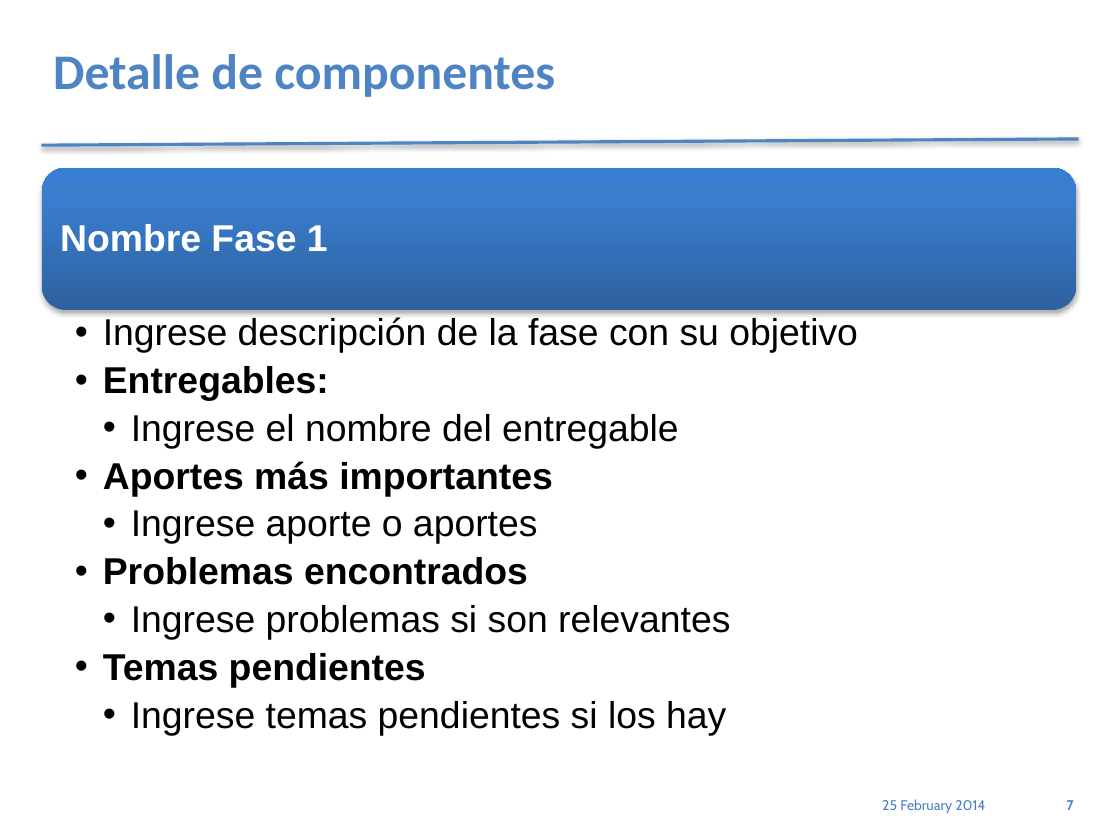
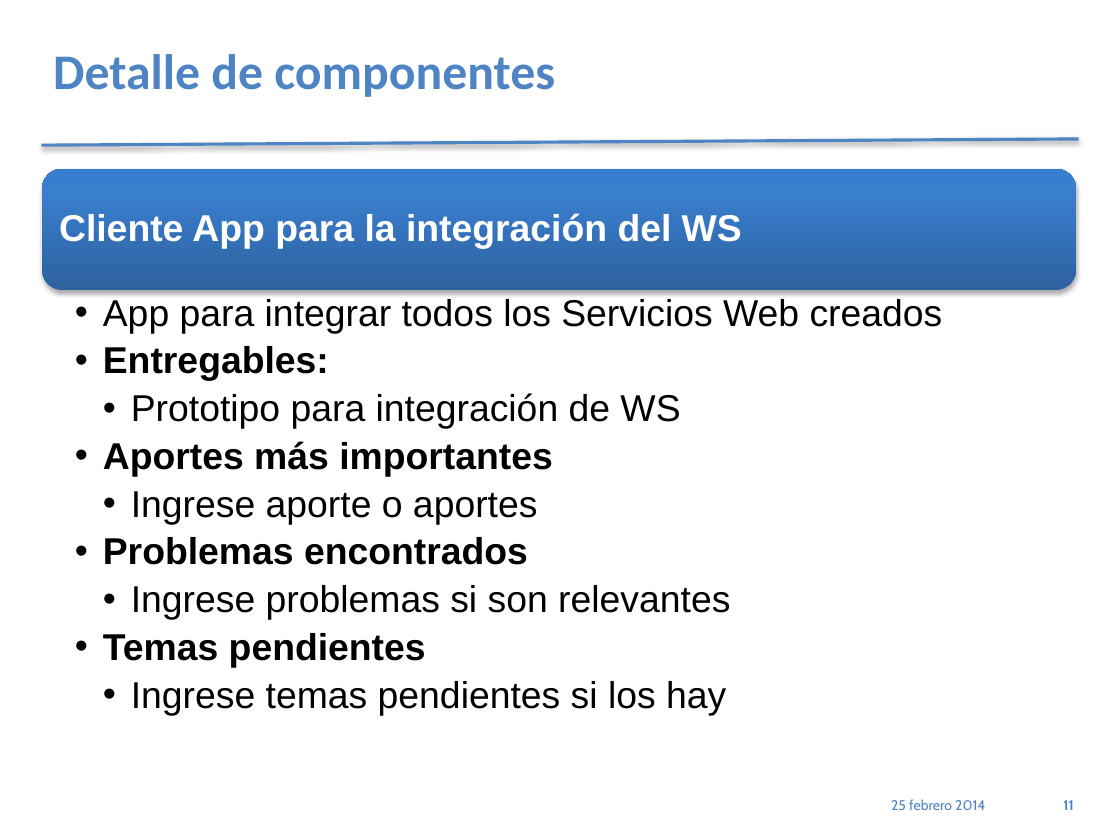
Before and after one commit to jholoc/proyectoScrapy, a slide deck: slide 11 of PlantillaPresetnacionPracticum_4.1.pptx (slide 7 before the commit). Drawn at 1120x840 pixels with LibreOffice and Linux fonts; fonts in the diff are those of the drawing. Boxes give left, top, right and bottom in pixels: in the first picture for what was removed or moved away, otherwise in the second. Text is boxed around its words. In the diff, an @@ line names an element or a change of style, - is before the commit and + after.

```diff
--- a/PlantillaPresetnacionPracticum_4.1.pptx
+++ b/PlantillaPresetnacionPracticum_4.1.pptx
@@ rounded rectangle: place and size @@
-rounded rectangle at <box>43,168,1076,310</box>
+rounded rectangle at <box>43,169,1076,291</box>
@@ text added at <box>59,213,742,249</box>, 24 pt, text #FFFFFF, bold @@
+Cliente App para la integración del WS
@@ text removed at <box>60,224,328,252</box> @@
-Nombre Fase 1
@@ text "App para integrar todos los ...": place and size @@
-text "App para integrar todos los ..." at <box>103,317,858,735</box>
+text "App para integrar todos los ..." at <box>103,299,943,715</box>
@@ text at <box>103,299,943,333</box>: text changed @@
-  •• Ingrese descripción de la fase con su objetivo
+  •• App para integrar todos los Servicios Web creados
@@ text at <box>131,393,680,429</box>: text changed @@
-    •• Ingrese el nombre del entregable
+    •• Prototipo para integración de WS
@@ text at <box>891,799,985,810</box>: text changed @@
-25 February 2014
+25 febrero 2014
@@ page number at <box>1063,800,1073,810</box>: text changed @@
-7
+11
```
Also in this commit, not shown: 7 other slides changed, 4 slides added, 6 other files.
